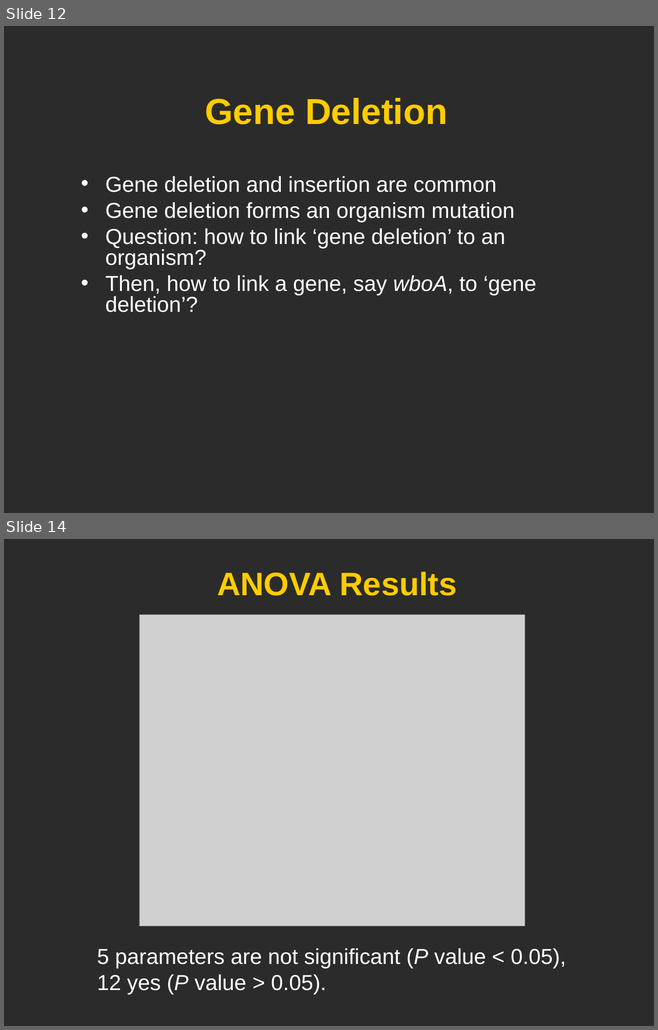
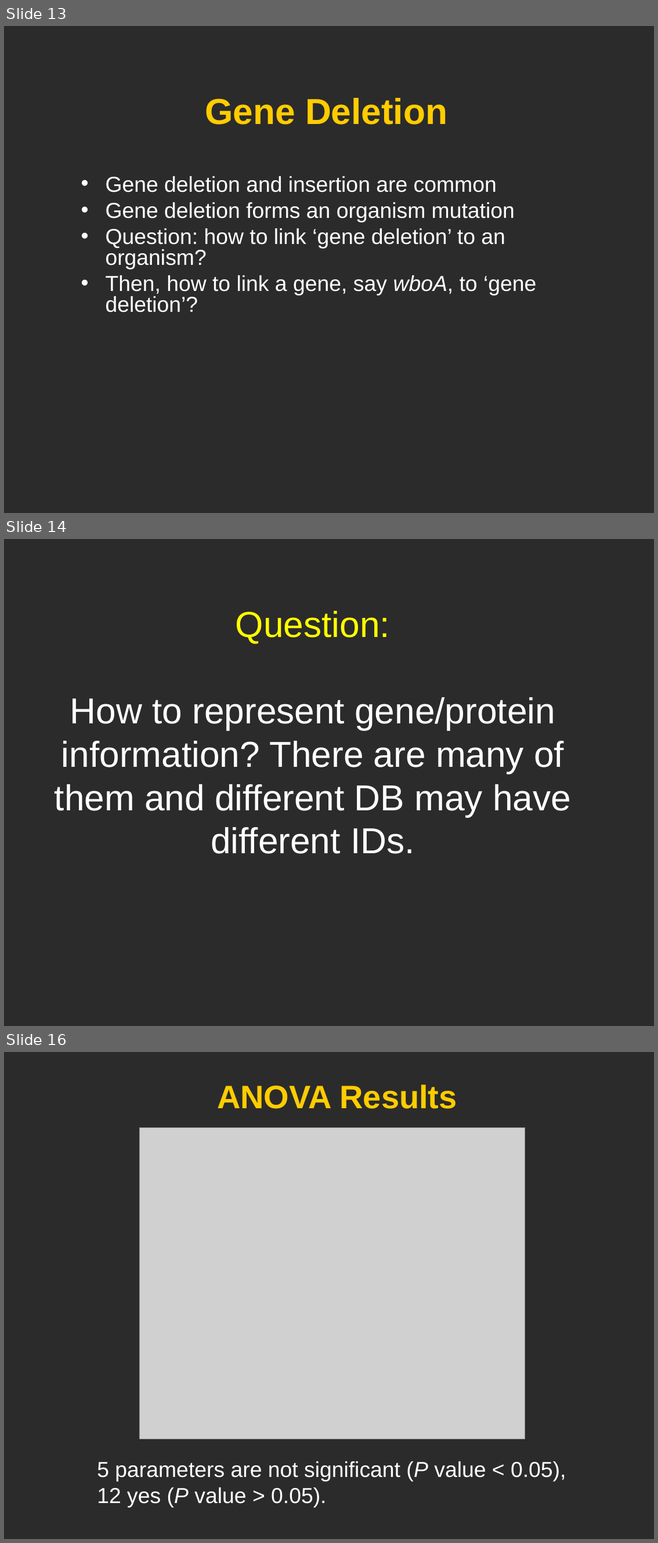
Before and after one commit to obi-ontology/obi-legacy-svn, a slide deck: trunk/docs/developer/use cases/Vaccine_usercase_Vancouver2010.ppt. Shown one above the other, each under a label of ours: slides 12 and 14 before the commit, slides 13, 14 and 16 after it; the slides between them are not shown. The pictures are 658x1030 and 658x1543 pixels, drawn with LibreOffice and Linux fonts; fonts in the diff are those of the drawing; grey boxes stand for pictures; background and template pictures are left out; a plain dark background stands for a picture behind light text. Boxes give left, top, right and bottom in pixels: in the first picture for what was removed or moved away, otherwise in the second. Text is boxed around its words. In the diff, an @@ line names an element or a change of style, - is before the commit and + after.

```diff
--- a/trunk/docs/developer/use cases/Vaccine_usercase_Vancouver2010.ppt
+++ b/trunk/docs/developer/use cases/Vaccine_usercase_Vancouver2010.ppt
@@ slide 14 added at (x1=4, y1=539, x2=654, y2=1026), background picture (left out) @@
@@ title added at (x1=54, y1=611, x2=571, y2=854), 40 pt, text #FFFFFF @@
+Question:
+How to represent gene/protein information? There are many of them and different DB may have different IDs.
@@ what was slide 12 is now slide 13 @@
@@ what was slide 14 is now slide 16 @@
```
Also in this commit, not shown: 3 slides changed, 1 other slide added.
